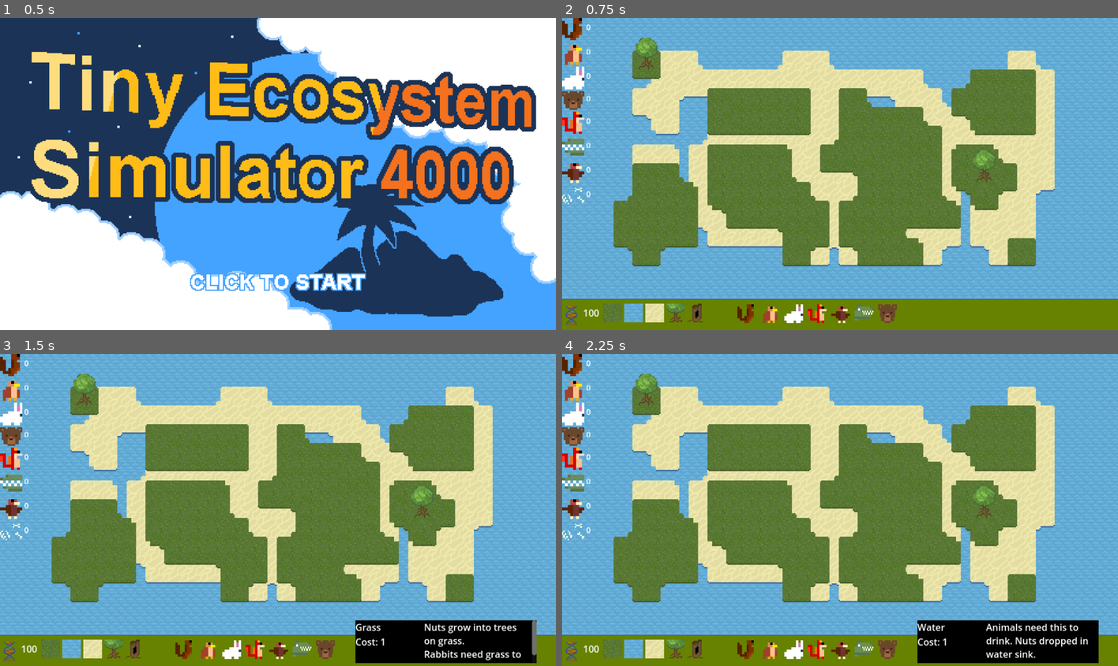
Above: before the commit, frames 1-4 (two rows, left to right).
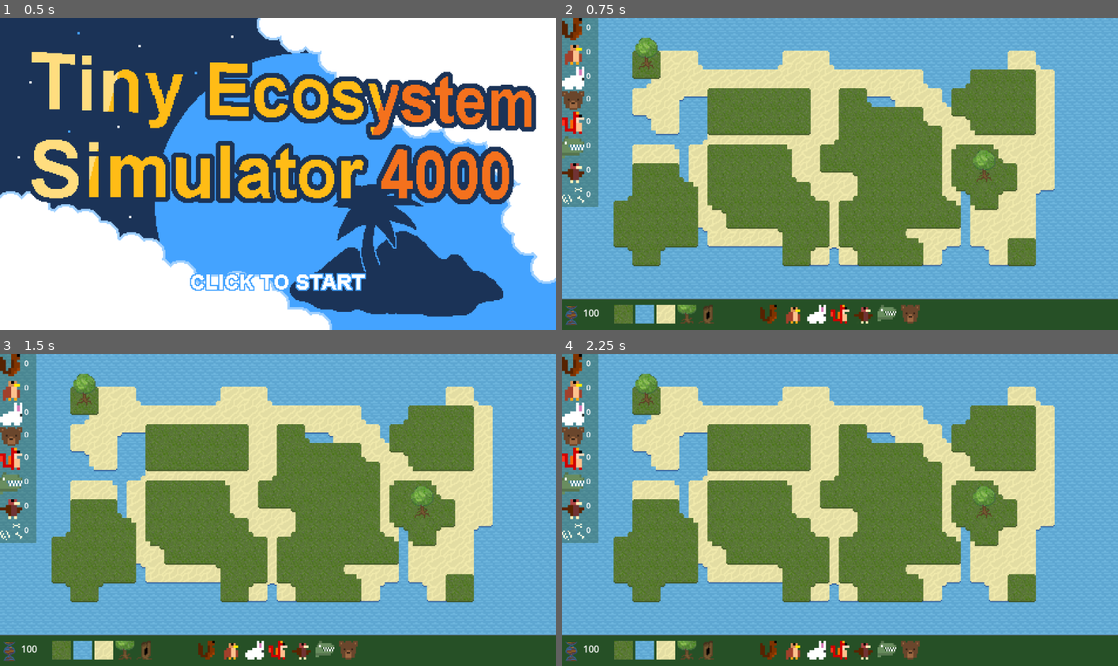
Above: after the commit, the same moments.

Repository: zliebowitz/ld56
Game: Godot game, scene res://Assets/Scripts/title_screen.tscn
Two runs of this game, one before a commit and one after it. Both use one fixed random seed, a clock stepped at 60 frames per second and the inputs below.
Inputs (mouse positions are in pixels of both pictures, inside the frame that each line leads up to):
- Up to frame 1 (0.5 s): no input
- Up to frame 2 (0.75 s): tap Enter at 0.5 s; move the mouse to (962, 158) at 0.52 s; press the mouse at (962, 158) at 0.53 s
- Up to frame 3 (1.5 s): tap Space at 1.25 s; move the mouse to (50, 650) at 1.27 s; release the mouse at (50, 650) at 1.28 s; click (50, 650) at 1.35 s
- Up to frame 4 (2.25 s): tap Enter at 2 s; move the mouse to (634, 650) at 2.02 s; press the mouse at (634, 650) at 2.03 s

Frame 1 is identical in both runs. In frame 2, 12% of the frame differs, in the area x 0-100%, y 0-100%; in frame 3, 14%; in frame 4, 14%.

Commit message:
UI update

Diff:
--- a/Assets/Scripts/Animals/animal_vulture.gd
+++ b/Assets/Scripts/Animals/animal_vulture.gd
@@ -30,6 +30,7 @@
 			var nearest_tree_tile = tilemap.get_nearest_tile(position - Vector2.UP * 25, 3)
 			destination = tilemap.get_tile_center(nearest_tree_tile) + Vector2.UP * 25
 			if move_towards_destination(delta):
+				$AnimatedSprite2D.animation = "Idle"
 				advance_state()
 		STATE.WAIT:
 			$AnimatedSprite2D.animation = "Idle"
--- a/Assets/Scripts/UI.gd
+++ b/Assets/Scripts/UI.gd
@@ -13,16 +13,16 @@
 
 func _process(delta):
 	if(show_animal_info && $Description.visible):
-		$Description/TileName.text = selected_name
-		$Description/TileDescription.text = selected_description
-		$Description/Cost.text = "Cost: " + str(AnimalDefinition.cost_from_name(selected_name, selected_animal_parent.get_child_count()))
-		$Description/Population.text = "Population: " + str(selected_animal_parent.get_child_count())
+		$Description/MarginContainer/VBoxContainer/TileName.text = selected_name
+		$Description/MarginContainer/HBoxContainer/TileDescription.text = selected_description
+		$Description/MarginContainer/VBoxContainer/Cost.text = "Cost: " + str(AnimalDefinition.cost_from_name(selected_name, selected_animal_parent.get_child_count()))
+		$Description/MarginContainer/VBoxContainer/Population.text = "Population: " + str(selected_animal_parent.get_child_count())
 
 	elif(!show_animal_info && $Description.visible):
-		$Description/TileName.text = selected_name
-		$Description/TileDescription.text = selected_description
-		$Description/Cost.text = "Cost: " + str(TileDefinition.cost_from_name(selected_name))
-		$Description/Population.text = ""
+		$Description/MarginContainer/VBoxContainer/TileName.text = selected_name
+		$Description/MarginContainer/HBoxContainer/TileDescription.text = selected_description
+		$Description/MarginContainer/VBoxContainer/Cost.text = "Cost: " + str(TileDefinition.cost_from_name(selected_name))
+		$Description/MarginContainer/VBoxContainer/Population.text = ""
 
 
 func _on_tile_map_layer_tile_selected() -> void:
@@ -30,9 +30,9 @@
 
 func _on_ui_tile_selected(tilename: String, tile_id: int, description: String) -> void:
 	tilemap.select_tile(tile_id)
-	$Description/TileName.text = tilename
-	$Description/TileDescription.text = description
-	$Description/Population.text = ""
+	$Description/MarginContainer/VBoxContainer/TileName.text = tilename
+	$Description/MarginContainer/HBoxContainer/TileDescription.text = description
+	$Description/MarginContainer/VBoxContainer/Population.text = ""
 	$Description.visible = true
 	selected_name = tilename
 	selected_description = description
@@ -40,10 +40,10 @@
 
 func _on_animal_selected(animal_name: String, animal_resource: PackedScene, descriptor: String, animal_parent: Node) -> void:
 	tilemap.select_animal(animal_name, animal_resource, animal_parent)
-	$Description/TileName.text = animal_name
-	$Description/TileDescription.text = descriptor
-	$Description/Cost.text = "Cost: " + str(AnimalDefinition.cost_from_name(animal_name, animal_parent.get_child_count()))
-	$Description/Population.text = "Population: " + str(animal_parent.get_child_count())
+	$Description/MarginContainer/VBoxContainer/TileName.text = animal_name
+	$Description/MarginContainer/HBoxContainer/TileDescription.text = descriptor
+	$Description/MarginContainer/VBoxContainer/Cost.text = "Cost: " + str(AnimalDefinition.cost_from_name(animal_name, animal_parent.get_child_count()))
+	$Description/MarginContainer/VBoxContainer/Population.text = "Population: " + str(animal_parent.get_child_count())
 	$Description.visible = true
 	selected_name = animal_name
 	selected_description = descriptor
--- a/population_hud.tscn
+++ b/population_hud.tscn
@@ -16,7 +16,7 @@
 
 [sub_resource type="AtlasTexture" id="AtlasTexture_bukie"]
 atlas = ExtResource("5_d2ovt")
-region = Rect2(0, 0, 16, 16)
+region = Rect2(0, 0, 28.5619, 16)
 
 [sub_resource type="AtlasTexture" id="AtlasTexture_3i7ju"]
 atlas = ExtResource("8_76np0")
@@ -24,6 +24,11 @@
 
 [node name="PopulationHUD" type="CanvasLayer"]
 script = ExtResource("1_12xrf")
+
+[node name="ColorRect" type="ColorRect" parent="."]
+offset_right = 78.0
+offset_bottom = 404.0
+color = Color(0.152941, 0.313726, 0.14902, 0.368627)
 
 [node name="GridContainer" type="GridContainer" parent="."]
 offset_right = 40.0
@@ -94,6 +99,7 @@
 layout_mode = 2
 texture = SubResource("AtlasTexture_bukie")
 expand_mode = 4
+flip_h = true
 
 [node name="AlligatorPop" type="RichTextLabel" parent="GridContainer"]
 custom_minimum_size = Vector2(64, 32)
--- a/tilemap.tscn
+++ b/tilemap.tscn
@@ -164,6 +164,7 @@
 
 [node name="Main" type="Node2D"]
 script = ExtResource("1_ii4nv")
+metadata/_edit_horizontal_guides_ = [490.0]
 
 [node name="TileMapLayer" type="TileMapLayer" parent="."]
 y_sort_enabled = true
@@ -205,16 +206,16 @@
 grow_vertical = 0
 size_flags_horizontal = 8
 size_flags_vertical = 8
-color = Color(0.403922, 0.509804, 0, 1)
+color = Color(0.151112, 0.314532, 0.147512, 1)
 
 [node name="GridContainer2" type="GridContainer" parent="CanvasLayer"]
 anchors_preset = 2
 anchor_top = 1.0
 anchor_bottom = 1.0
-offset_left = 70.0
-offset_top = -45.0
-offset_right = 314.0
-offset_bottom = -3.0
+offset_left = 89.44
+offset_top = -42.675
+offset_right = 265.44
+offset_bottom = -10.675
 grow_vertical = 0
 columns = 6
 
@@ -259,16 +260,16 @@
 anchor_top = 1.0
 anchor_right = 0.5
 anchor_bottom = 1.0
-offset_left = -175.0
-offset_top = -44.0
-offset_right = -10.0
-offset_bottom = -27.0
+offset_left = -135.835
+offset_top = -42.755
+offset_right = 0.165009
+offset_bottom = -26.755
 grow_horizontal = 2
 grow_vertical = 0
 scale = Vector2(2, 2)
 size_flags_horizontal = 4
 size_flags_vertical = 8
-columns = 11
+columns = 10
 
 [node name="UI_Squirrel" type="TextureRect" parent="CanvasLayer/GridContainer" node_paths=PackedStringArray("animal_parent")]
 layout_mode = 2
@@ -276,7 +277,8 @@
 script = ExtResource("11_gm37g")
 animal_name = "Squirrel"
 animal_resource = ExtResource("11_w0jgb")
-description = "Eats nuts every 20-30 seconds. Gives 10 dna when eating."
+description = "Squirrels eat nuts every 20-30 seconds.
+Gives 10 DNA when eating."
 animal_parent = NodePath("../../../Animals/Squirrels")
 
 [node name="Ui_Hawks" type="TextureRect" parent="CanvasLayer/GridContainer" node_paths=PackedStringArray("animal_parent")]
@@ -285,7 +287,8 @@
 script = ExtResource("11_gm37g")
 animal_name = "Hawk"
 animal_resource = ExtResource("12_4q3w6")
-description = "Eats a squirrel or rabbit every 30-45 seconds. Gives 400 dna when eating."
+description = "Hawks eat a squirrel or rabbit every 30-45 seconds.
+Gives 400 DNA when eating."
 animal_parent = NodePath("../../../Animals/Hawks")
 
 [node name="Ui_Bunny" type="TextureRect" parent="CanvasLayer/GridContainer" node_paths=PackedStringArray("animal_parent")]
@@ -295,7 +298,9 @@
 script = ExtResource("11_gm37g")
 animal_name = "Rabbit"
 animal_resource = ExtResource("18_055kk")
-description = "Each rabbit spawns another rabbit every 30-60 seconds. Eats grass. If 4 rabbits eat eat the same grass tile, it turns into sand. Gives 30 dna when eating."
+description = "Rabbits reproduce every 30-60 seconds.
+Eats grass. But turns it into sand if 4 rabbits are near.
+Gives 30 DNA when eating."
 animal_parent = NodePath("../../../Animals/Rabbit")
 
 [node name="Ui_Fox" type="TextureRect" parent="CanvasLayer/GridContainer" node_paths=PackedStringArray("animal_parent")]
@@ -304,7 +309,8 @@
 script = ExtResource("11_gm37g")
 animal_name = "Fox"
 animal_resource = ExtResource("20_4ynms")
-description = "Eats a rabbit, squirrel, or nut every 30-60 seconds. Gives 600 dna when eating."
+description = "Foxes eat a rabbit, squirrel, or nut every 30-60 seconds.
+Gives 600 DNA when eating."
 animal_parent = NodePath("../../../Animals/Fox")
 
 [node name="UI_Vulture" type="TextureRect" parent="CanvasLayer/GridContainer" node_paths=PackedStringArray("animal_parent")]
@@ -314,7 +320,8 @@
 script = ExtResource("11_gm37g")
 animal_name = "Vulture"
 animal_resource = ExtResource("26_wd2ne")
-description = "Vultures eat bone piles every 20-40 seconds. Gives 500 dna when eating."
+description = "Vultures eat bone piles every 20-40 seconds.
+Gives 500 DNA when eating."
 animal_parent = NodePath("../../../Animals/Vulture")
 
 [node name="Ui_Alligator" type="TextureRect" parent="CanvasLayer/GridContainer" node_paths=PackedStringArray("animal_parent")]
@@ -325,8 +332,9 @@
 script = ExtResource("11_gm37g")
 animal_name = "Alligator"
 animal_resource = ExtResource("30_jl6hg")
-description = "Eats all small land animals every 60-100 seconds. Gives 2000 dna when eating."
-animal_parent = NodePath("../../../Animals/Bear")
+description = "Alligators eat all small land animals every 60-100 seconds.
+Gives 2000 DNA when eating."
+animal_parent = NodePath("../../../Animals/Alligator")
 
 [node name="Ui_Bear" type="TextureRect" parent="CanvasLayer/GridContainer" node_paths=PackedStringArray("animal_parent")]
 layout_mode = 2
@@ -335,51 +343,70 @@
 script = ExtResource("11_gm37g")
 animal_name = "Bear"
 animal_resource = ExtResource("23_tk8hd")
-description = "Eats small land animals  every 10-30 seconds. Gives 1500 dna when eating."
+description = "Bears eat small land animals every 10-30 seconds.
+Gives 1500 DNA when eating."
 animal_parent = NodePath("../../../Animals/Bear")
 
 [node name="Description" type="ColorRect" parent="CanvasLayer"]
 visible = false
-offset_left = 606.0
-offset_top = 455.0
-offset_right = 915.0
+offset_left = 622.0
+offset_top = 424.0
+offset_right = 945.0
 offset_bottom = 528.0
 mouse_filter = 2
-color = Color(0, 0, 0, 1)
-
-[node name="TileName" type="RichTextLabel" parent="CanvasLayer/Description"]
+color = Color(0.129412, 0.27451, 0.12549, 1)
+
+[node name="SecondColor" type="ColorRect" parent="CanvasLayer/Description"]
 layout_mode = 0
-offset_right = 80.0
-offset_bottom = 24.0
-
-[node name="Cost" type="RichTextLabel" parent="CanvasLayer/Description"]
-layout_mode = 1
-anchors_preset = 4
-anchor_top = 0.5
-anchor_bottom = 0.5
-offset_top = -11.5
-offset_right = 182.0
-offset_bottom = 12.5
-grow_vertical = 2
-
-[node name="Population" type="RichTextLabel" parent="CanvasLayer/Description"]
-layout_mode = 1
-anchors_preset = 2
-anchor_top = 1.0
-anchor_bottom = 1.0
-offset_top = -24.0
-offset_right = 249.0
-grow_vertical = 0
-
-[node name="TileDescription" type="RichTextLabel" parent="CanvasLayer/Description"]
-layout_mode = 1
-anchors_preset = 11
-anchor_left = 1.0
-anchor_right = 1.0
-anchor_bottom = 1.0
-offset_left = -192.0
-grow_horizontal = 0
-grow_vertical = 2
+offset_left = 8.415
+offset_top = 5.26
+offset_right = 315.725
+offset_bottom = 99.495
+mouse_filter = 2
+color = Color(0.186449, 0.331535, 0, 1)
+
+[node name="MarginContainer" type="MarginContainer" parent="CanvasLayer/Description"]
+layout_mode = 0
+offset_left = 9.0
+offset_top = 6.0
+offset_right = 317.0
+offset_bottom = 98.0
+theme_override_constants/margin_left = 0
+theme_override_constants/margin_top = 0
+theme_override_constants/margin_right = 0
+theme_override_constants/margin_bottom = 0
+
+[node name="HBoxContainer" type="HBoxContainer" parent="CanvasLayer/Description/MarginContainer"]
+layout_mode = 2
+size_flags_horizontal = 8
+
+[node name="TileDescription" type="RichTextLabel" parent="CanvasLayer/Description/MarginContainer/HBoxContainer"]
+custom_minimum_size = Vector2(200, 0)
+layout_mode = 2
+size_flags_horizontal = 8
+theme_override_font_sizes/normal_font_size = 13
+fit_content = true
+autowrap_mode = 2
+
+[node name="VBoxContainer" type="VBoxContainer" parent="CanvasLayer/Description/MarginContainer"]
+layout_mode = 2
+
+[node name="TileName" type="RichTextLabel" parent="CanvasLayer/Description/MarginContainer/VBoxContainer"]
+layout_mode = 2
+text = "TextName"
+fit_content = true
+
+[node name="Cost" type="RichTextLabel" parent="CanvasLayer/Description/MarginContainer/VBoxContainer"]
+layout_mode = 2
+size_flags_vertical = 4
+text = "Cost"
+fit_content = true
+
+[node name="Population" type="RichTextLabel" parent="CanvasLayer/Description/MarginContainer/VBoxContainer"]
+layout_mode = 2
+size_flags_vertical = 8
+text = "Population"
+fit_content = true
 
 [node name="Currency" type="HBoxContainer" parent="CanvasLayer"]
 anchors_preset = 2
